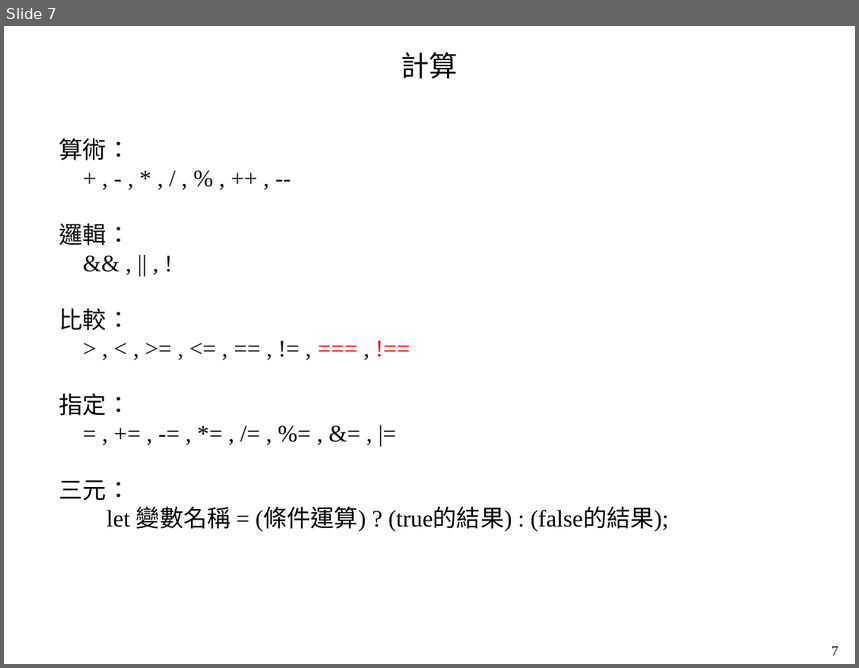
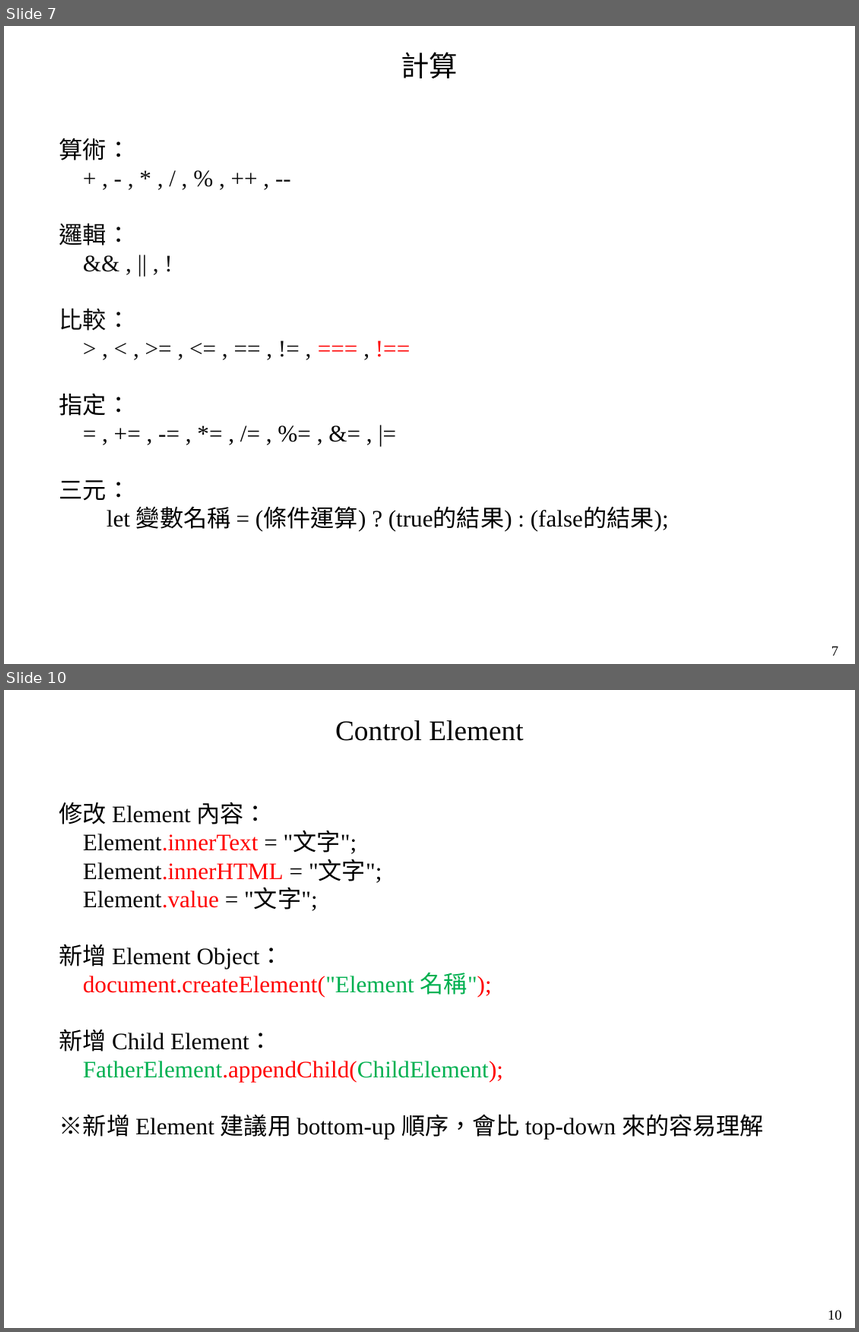
Before and after one commit to mar120434/2021_web_tutor, a slide deck: 動態網頁.pptx. Shown one above the other, each under a label of ours: slide 7 before the commit, slides 7 and 10 after it; the slides between them are not shown. The pictures are 859x668 and 859x1332 pixels, drawn with LibreOffice and Linux fonts; fonts in the diff are those of the drawing. Boxes give left, top, right and bottom in pixels: in the first picture for what was removed or moved away, otherwise in the second. Text is boxed around its words. In the diff, an @@ line names an element or a change of style, - is before the commit and + after.

```diff
--- a/動態網頁.pptx
+++ b/動態網頁.pptx
@@ slide 10 added at (4,690,855,1328), background #FFFFFF @@
@@ text added at (335,720,523,741), 24 pt, text #000000 @@
+Control Element
@@ text added at (59,802,764,1138), 20 pt, text #000000 @@
+修改 Element 內容：
+Element.innerText = "文字";
+Element.innerHTML = "文字";
+Element.value = "文字";
+新增 Element Object：
+document.createElement("Element 名稱");
+新增 Child Element：
+FatherElement.appendChild(ChildElement);
+※新增 Element 建議用 bottom-up 順序，會比 top-down 來的容易理解
@@ text added at (828,1310,842,1320), 12 pt, text #000000 @@
+10
```
Also in this commit, not shown: 1 slide changed, 1 other slide added, 3 other files.
